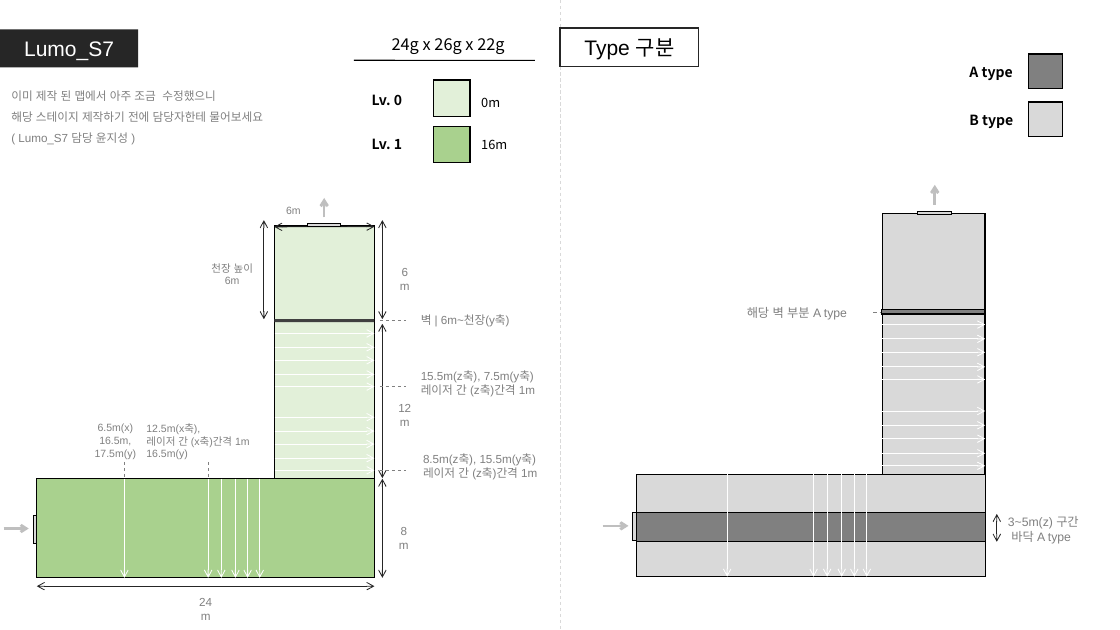
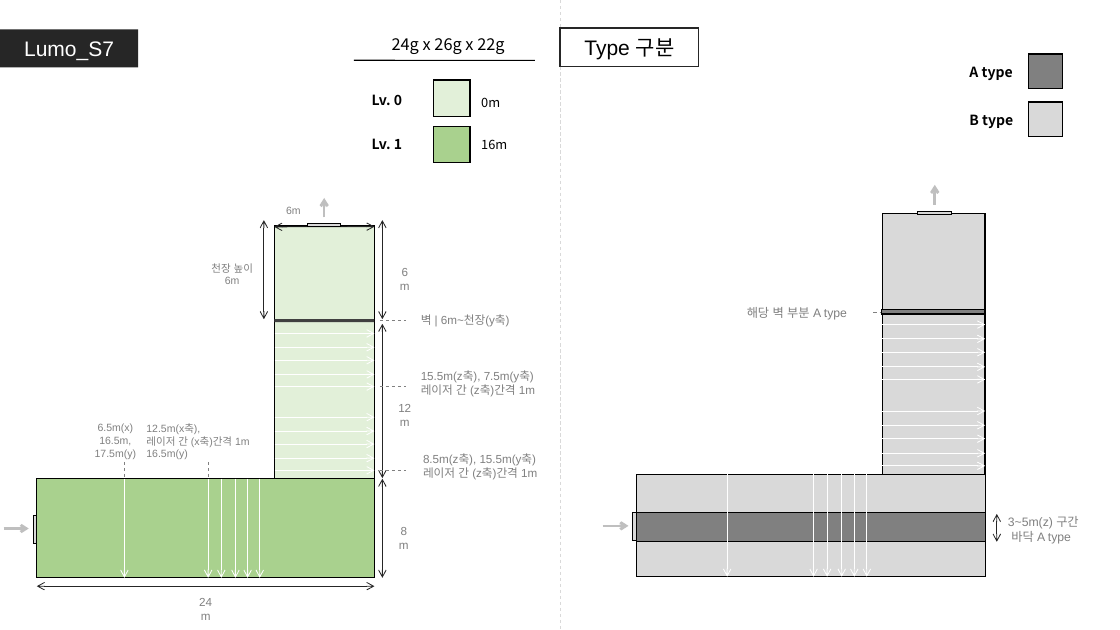
Before and after one commit to GGMGangsterHamster/GangsterHamster, a slide deck: slide 6 of Documents/LevelDesign/LumoStage/Lumo_Stage.pptx. Drawn at 1120x630 pixels with LibreOffice and Linux fonts; fonts in the diff are those of the drawing. Boxes give left, top, right and bottom in pixels: in the first picture for what was removed or moved away, otherwise in the second. Text is boxed around its words. In the diff, an @@ line names an element or a change of style, - is before the commit and + after.

Commit message:
그랜드 스테이지 문서 수정 완료

```diff
--- a/Documents/LevelDesign/LumoStage/Lumo_Stage.pptx
+++ b/Documents/LevelDesign/LumoStage/Lumo_Stage.pptx
@@ text removed at bbox=[11, 90, 263, 145] @@
-이미 제작 된 맵에서 아주 조금 수정했으니
-해당 스테이지 제작하기 전에 담당자한테 물어보세요
-( Lumo_S7 담당 윤지성 )
```
Also in this commit, not shown: 4 other slides changed, 3 other files.
